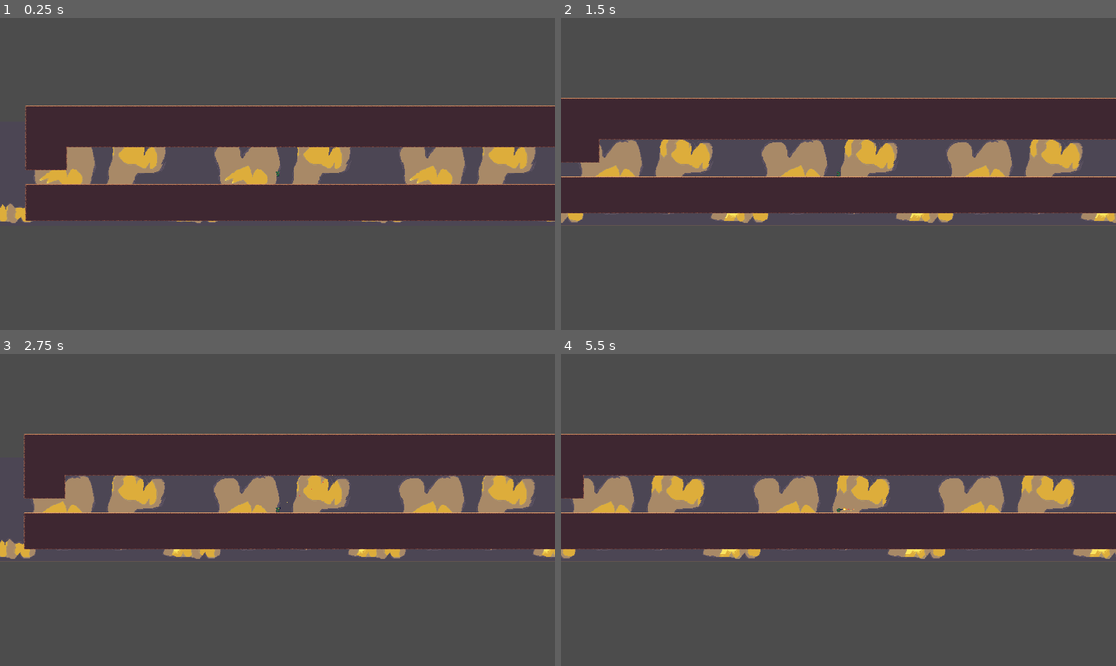
Above: before the commit, frames 1-4 (two rows, left to right).
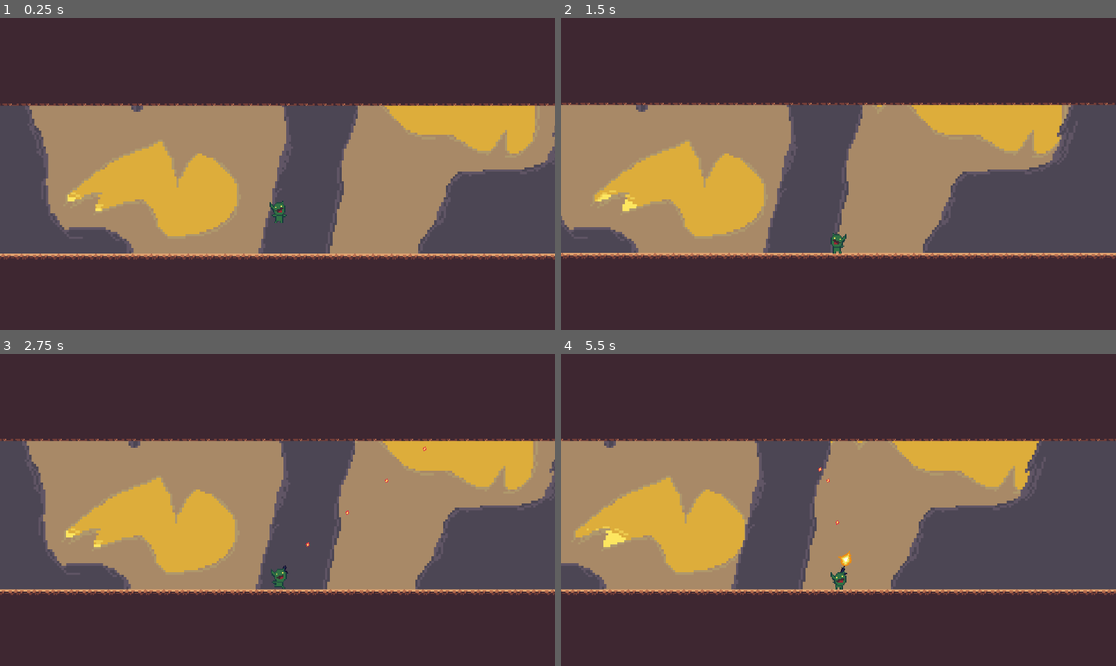
Above: after the commit, the same moments.

Repository: htimsekim/gobbo
Game: Godot game, scene res://src/Main/Game.tscn
The game is run twice, just before and just after one commit, with the same random seed, the same clock (stepped at 60 frames per second) and the same inputs.
Inputs (mouse positions are in pixels of both pictures, inside the frame that each line leads up to):
- Up to frame 1 (0.25 s): no input
- Up to frame 2 (1.5 s): move the mouse to (960, 158) at 0.52 s; hold Right (move_right) 0.53-1.25 s; hold Ctrl (crouch) 0.53-1.25 s; click (960, 158) at 0.67 s; tap Space (jump) at 0.77 s; drag from (727, 189) to (838, 174) at 1.27 s
- Up to frame 3 (2.75 s): tap Enter at 2 s; move the mouse to (333, 441) at 2.02 s; hold A (move_left) from 2.03 s (still down); hold Right mouse button (shoot) from 2.03 s (still down); tap Ctrl (crouch) at 2.3 s
- Up to frame 4 (5.5 s): release A (move_left) at 2.75 s; release Right mouse button (shoot) at 2.75 s; drag from (810, 572) to (882, 481) at 2.77 s; tap Space (jump) at 3.5, 3.77 s; move the mouse to (1005, 556) at 3.52 s; hold Right (move_right) 3.53-4.25 s; hold Ctrl (crouch) 3.53-4.25 s; drag from (672, 463) to (755, 432) at 4.27 s; tap Enter at 5 s; move the mouse to (866, 510) at 5.02 s; hold Right (move_right) from 5.03 s (still down); hold Right mouse button (shoot) from 5.03 s (still down); click (866, 510) at 5.17 s; tap Ctrl (crouch) at 5.3 s

The runs differ from the first frame. In frame 1, 89% of the frame differs, in the area x 0-100%, y 0-100%; in frame 2, 87%; in frame 3, 87%; in frame 4, 88%.

Commit message:
limits

Diff:
--- a/assets/art/tileset/tileset.tres
+++ b/assets/art/tileset/tileset.tres
@@ -487,6 +487,11 @@
 1/autotile/z_index_map = [ Vector3( 0, 0, 1 ), Vector3( 1, 0, 1 ) ]
 1/occluder_offset = Vector2( 0, 0 )
 1/navigation_offset = Vector2( 0, 0 )
+1/shape_offset = Vector2( 0, 0 )
+1/shape_transform = Transform2D( 1, 0, 0, 1, 0, 0 )
+1/shape = SubResource( 1 )
+1/shape_one_way = false
+1/shape_one_way_margin = 1.0
 1/shapes = [ {
 "autotile_coord": Vector2( 0, 0 ),
 "one_way": false,
@@ -524,6 +529,11 @@
 2/autotile/z_index_map = [  ]
 2/occluder_offset = Vector2( 0, 0 )
 2/navigation_offset = Vector2( 0, 0 )
+2/shape_offset = Vector2( 0, 0 )
+2/shape_transform = Transform2D( 1, 0, 0, 1, 0, 0 )
+2/shape = SubResource( 54 )
+2/shape_one_way = false
+2/shape_one_way_margin = 1.0
 2/shapes = [ {
 "autotile_coord": Vector2( 0, 0 ),
 "one_way": false,
@@ -823,6 +833,11 @@
 4/autotile/z_index_map = [  ]
 4/occluder_offset = Vector2( 0, 0 )
 4/navigation_offset = Vector2( 0, 0 )
+4/shape_offset = Vector2( 0, 0 )
+4/shape_transform = Transform2D( 1, 0, 0, 1, 0, 0 )
+4/shape = SubResource( 101 )
+4/shape_one_way = true
+4/shape_one_way_margin = 1.0
 4/shapes = [ {
 "autotile_coord": Vector2( 0, 0 ),
 "one_way": true,
@@ -839,6 +854,11 @@
 5/tile_mode = 0
 5/occluder_offset = Vector2( 0, 0 )
 5/navigation_offset = Vector2( 0, 0 )
+5/shape_offset = Vector2( 0, 0 )
+5/shape_transform = Transform2D( 1, 0, 0, 1, 0, 0 )
+5/shape = SubResource( 102 )
+5/shape_one_way = true
+5/shape_one_way_margin = 1.0
 5/shapes = [ {
 "autotile_coord": Vector2( 0, 0 ),
 "one_way": true,
@@ -864,6 +884,11 @@
 7/autotile/z_index_map = [  ]
 7/occluder_offset = Vector2( 0, 0 )
 7/navigation_offset = Vector2( 0, 0 )
+7/shape_offset = Vector2( 0, 0 )
+7/shape_transform = Transform2D( 1, 0, 0, 1, 0, 0 )
+7/shape = SubResource( 103 )
+7/shape_one_way = false
+7/shape_one_way_margin = 1.0
 7/shapes = [ {
 "autotile_coord": Vector2( 0, 0 ),
 "one_way": false,
@@ -1165,6 +1190,11 @@
 8/autotile/z_index_map = [  ]
 8/occluder_offset = Vector2( 0, 0 )
 8/navigation_offset = Vector2( 0, 0 )
+8/shape_offset = Vector2( 0, 0 )
+8/shape_transform = Transform2D( 1, 0, 0, 1, 0, 0 )
+8/shape = SubResource( 150 )
+8/shape_one_way = true
+8/shape_one_way_margin = 1.0
 8/shapes = [ {
 "autotile_coord": Vector2( 0, 0 ),
 "one_way": true,
@@ -1206,6 +1236,11 @@
 9/autotile/z_index_map = [  ]
 9/occluder_offset = Vector2( 0, 0 )
 9/navigation_offset = Vector2( 0, 0 )
+9/shape_offset = Vector2( 0, 0 )
+9/shape_transform = Transform2D( 1, 0, 0, 1, 0, 0 )
+9/shape = SubResource( 154 )
+9/shape_one_way = true
+9/shape_one_way_margin = 1.0
 9/shapes = [ {
 "autotile_coord": Vector2( 11, 1 ),
 "one_way": true,
@@ -1237,6 +1272,11 @@
 10/autotile/z_index_map = [  ]
 10/occluder_offset = Vector2( 0, 0 )
 10/navigation_offset = Vector2( 0, 0 )
+10/shape_offset = Vector2( 0, 0 )
+10/shape_transform = Transform2D( 1, 0, 0, 1, 0, 0 )
+10/shape = SubResource( 4 )
+10/shape_one_way = false
+10/shape_one_way_margin = 1.0
 10/shapes = [ {
 "autotile_coord": Vector2( 0, 0 ),
 "one_way": false,
--- a/src/Main/Global.gd
+++ b/src/Main/Global.gd
@@ -24,9 +24,13 @@
 
 	get_node("plyrInst").position = current_scene.get_node(str(spawn)).position #set plyr spawn
 
-	if current_scene.has_node("stageCamera"): #set camera
-		var camera = current_scene.get_node("stageCamera")
-		camera.current = true
-	else:
-		var camera = get_node("plyrInst/Camera2D")
-		camera.current = true
+	var camera = get_node("plyrInst/Camera2D")
+	var map_limits = Global.current_scene.get_node("level/tilemaps/limits").get_used_rect()
+	var map_cellsize = Global.current_scene.get_node("level/tilemaps/limits").cell_size
+
+	camera.limit_left = map_limits.position.x * map_cellsize.x
+	camera.limit_right = map_limits.end.x * map_cellsize.x
+	camera.limit_top = map_limits.position.y * map_cellsize.y
+	camera.limit_bottom = map_limits.end.y * map_cellsize.y
+
+	camera.current = true
--- a/src/Objects/Player.gd
+++ b/src/Objects/Player.gd
@@ -39,8 +39,10 @@
 
 	if direction.x !=0: #apply friction(1) and acceleration(.2)
 		_velocity.x = lerp(_velocity.x, direction.x * speed.x, .2)
+	#	$Camera2D.offset = Vector2(_velocity.x, -60)
 	else:
 		_velocity.x = lerp(_velocity.x, 0, 1)
+	#	$Camera2D.offset = Vector2(_velocity.x, -60)
 
 	var animation = get_new_animation(is_shooting) #determines which animation to play
 
--- a/src/Objects/Player.tscn
+++ b/src/Objects/Player.tscn
@@ -438,6 +438,8 @@
 shape = SubResource( 14 )
 
 [node name="Camera2D" type="Camera2D" parent="."]
+offset = Vector2( 0, -60 )
+zoom = Vector2( 0.25, 0.25 )
 [connection signal="timeout" from="ProjectileTimer" to="." method="_on_ProjectileTimer_timeout"]
 [connection signal="timeout" from="BlinkTimer" to="." method="_on_BlinkTimer_timeout"]
 
--- a/src/levels/goblintown.tscn
+++ b/src/levels/goblintown.tscn
@@ -9,7 +9,10 @@
 
 [node name="level" parent="." instance=ExtResource( 1 )]
 
-[node name="collision" parent="level/tilemaps" index="3"]
+[node name="limits" parent="level/tilemaps" index="0"]
+tile_data = PoolIntArray( -262212, 1, 0, 720962, 1, 0 )
+
+[node name="collision" parent="level/tilemaps" index="4"]
 tile_data = PoolIntArray( -786500, 10, 0, -786499, 10, 1, -786498, 10, 1, -786497, 10, 1, -786496, 10, 1, -786495, 10,  …(45506 unchanged characters)…
 
 [node name="ChangeStage" parent="level/links" index="0"]
--- a/src/levels/gobtown.tscn
+++ b/src/levels/gobtown.tscn
@@ -10,19 +10,19 @@
 
 [node name="level" parent="." instance=ExtResource( 1 )]
 
-[node name="fg_art" parent="level/tilemaps" index="0"]
+[node name="fg_art" parent="level/tilemaps" index="1"]
 tile_data = PoolIntArray( -131090, 536870921, 196623, -131089, 536870921, 196622, -65554, 536870921, 262159, -18, 536870921, 262159 )
 
-[node name="oneway" parent="level/tilemaps" index="1"]
+[node name="oneway" parent="level/tilemaps" index="2"]
 tile_data = PoolIntArray( -720899, 8, 0, -720898, 8, 1, -720897, 8, 1, -786432, 8, 1, -786431, 8, 2, -589849, 1, 2, -58 …(398 unchanged characters)…
 
-[node name="onewayInvis" parent="level/tilemaps" index="2"]
+[node name="onewayInvis" parent="level/tilemaps" index="3"]
 tile_data = PoolIntArray( -1179651, 1, 1, -1179650, 1, 1, -1179649, 1, 1, -1245184, 1, 1, -1114116, 1, 1 )
 
-[node name="collision" parent="level/tilemaps" index="3"]
+[node name="collision" parent="level/tilemaps" index="4"]
 tile_data = PoolIntArray( -1245213, 10, 0, -1245212, 10, 5, -1245211, 10, 196609, -1245210, 10, 196609, -1245209, 10, 2 …(4294 unchanged characters)…
 
-[node name="bg_art" parent="level/tilemaps" index="4"]
+[node name="bg_art" parent="level/tilemaps" index="5"]
 tile_data = PoolIntArray( -1179651, 10, 4, -1179650, 10, 262145, -1179649, 10, 6, -1245184, 10, 2, -1114116, 10, 0, -11 …(830 unchanged characters)…
 
 [node name="spawna" parent="level/spawns" index="0"]
@@ -52,9 +52,6 @@
 region_enabled = true
 region_rect = Rect2( 0, 0, 960, 180 )
 
-[node name="fg" parent="level/ParallaxBackground" index="2"]
-motion_scale = Vector2( 0.5, 0.03 )
-
 [node name="Sprite" parent="level/ParallaxBackground/fg" index="0"]
 texture = ExtResource( 5 )
 region_enabled = true
--- /dev/null
+++ b/src/levels/limits.gd
@@ -0,0 +1,4 @@
+extends TileMap
+
+func _ready():
+	self.visible = false
--- a/src/levels/template.tscn
+++ b/src/levels/template.tscn
@@ -1,12 +1,23 @@
-[gd_scene load_steps=4 format=2]
+[gd_scene load_steps=5 format=2]
 
 [ext_resource path="res://assets/art/tileset/tileset.tres" type="TileSet" id=1]
 [ext_resource path="res://src/Objects/ChangeStage.tscn" type="PackedScene" id=2]
 [ext_resource path="res://src/levels/onewayInvis.gd" type="Script" id=3]
+[ext_resource path="res://src/levels/limits.gd" type="Script" id=4]
 
 [node name="level" type="Node2D"]
 
 [node name="tilemaps" type="Node2D" parent="."]
+
+[node name="limits" type="TileMap" parent="tilemaps"]
+z_index = 35
+z_as_relative = false
+tile_set = ExtResource( 1 )
+cell_size = Vector2( 16, 16 )
+collision_layer = 0
+collision_mask = 0
+format = 1
+script = ExtResource( 4 )
 
 [node name="fg_art" type="TileMap" parent="tilemaps"]
 z_index = 35
